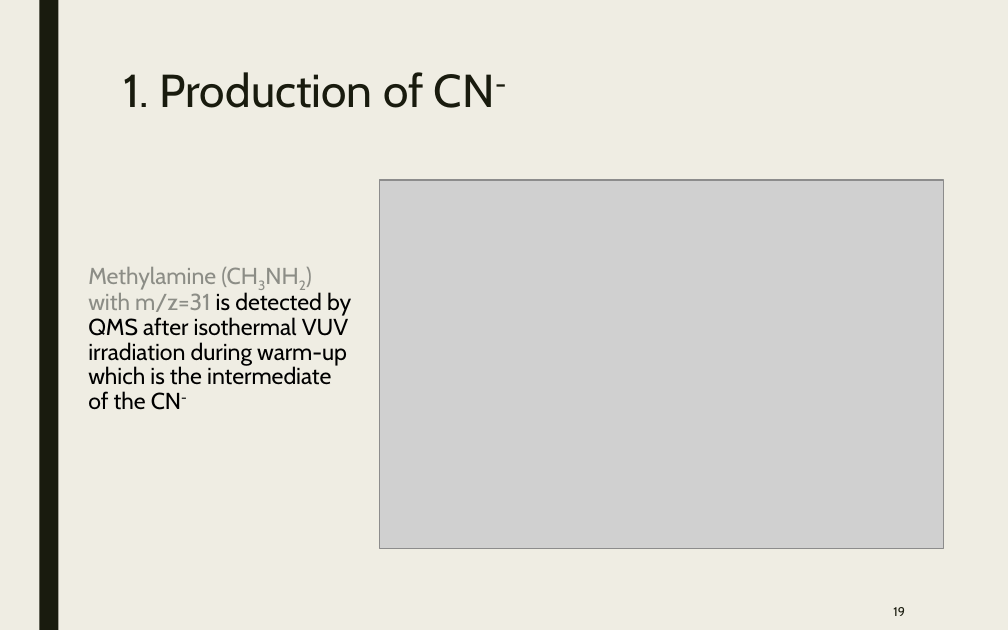
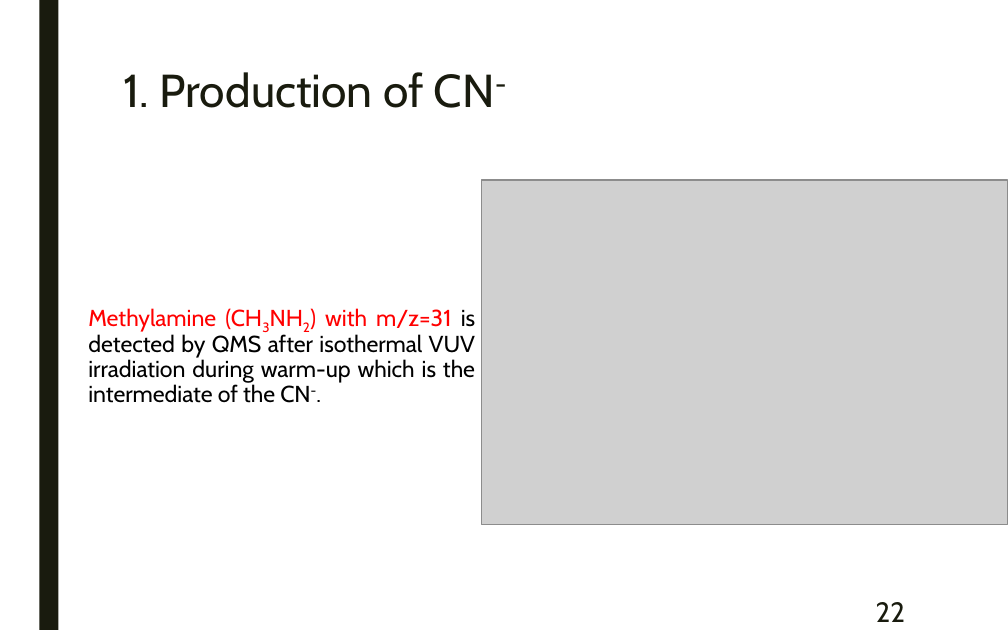
Before and after one commit to samuello1228/lily, a slide deck: slide 22 of doc/VUV and EUV irradiation of CH4 + NH3.pptx (slide 19 before the commit). Drawn at 1008x630 pixels with LibreOffice and Linux fonts; fonts in the diff are those of the drawing; grey boxes stand for pictures. Boxes give left, top, right and bottom in pixels: in the first picture for what was removed or moved away, otherwise in the second. Text is boxed around its words. In the diff, an @@ line names an element or a change of style, - is before the commit and + after.

```diff
--- a/doc/VUV and EUV irradiation of CH4 + NH3.pptx
+++ b/doc/VUV and EUV irradiation of CH4 + NH3.pptx
@@ background #EFEDE3 to #FFFFFF @@
@@ picture: place and size @@
-picture at <box>380,180,943,549</box>
+picture at <box>481,180,1008,525</box>
@@ text at <box>88,308,475,403</box>: text changed @@
-Methylamine (CH3NH2) with m/z=31 is detected by QMS after isothermal VUV irradiation during warm-up which is the intermediate of the CN-
+Methylamine (CH3NH2) with m/z=31 is detected by QMS after isothermal VUV irradiation during warm-up which is the intermediate of the CN-.
@@ page number at <box>876,602,905,622</box>: text changed; size 9 to 20 pt @@
-19
+22
```
Also in this commit, not shown: 27 other slides changed, 9 slides added, 1 slide removed, 1 other file.
